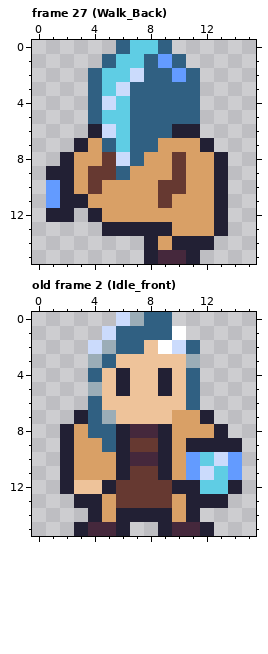
Two states of a pixel-art file, Assets/.editable/player.aseprite. Above is the file before it was changed.
16x16 pixels, 28 frames. Shown: frame 27 (Walk_Back), old frame 2 (Idle_front). The commit also changed other frames, which this record leaves out.
The same view after the edit:
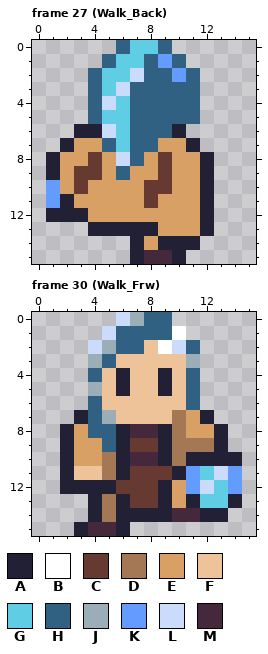
Palette (. is transparent): A #222034  B #ffffff  C #663931  D #a57855  E #d9a066  F #eec39a  G #5fcde4  H #306082  J #9badb7  K #639bff  L #cbdbfc  M #45283c
A new or re-ordered frame is compared with the old frame closest to it.
The commit says: PlayerFullyWalks
From old to new:
frames 28 -> 32
Frame 27 (Walk_Back), layer "body":
Colour A now appears in row 6 at x 3; in row 7 at x 2; in row 8 at x 1; in row 12 at x 3; in row 13 at x 4; in rows 14 to 15 at x 7.
The author changed colour E to colour A in row 7 at x 11; in rows 8 to 13 at x 12; in row 14 at x 9.
The author changed colour M to colour A in row 15 at x 10.
The author changed colour E to colour C in row 8 at x 4 and 9; in row 9 at x 3 and 9; in row 10 at x 3 and 8; in row 11 at x 8.
The author changed colour A to colour E in row 7 at x 3; in rows 8 to 10 at x 2; in row 11 at x 3; in row 12 at x 4; in row 13 at x 9; in row 14 at x 8.
The author changed colour C to colour E in rows 8 to 9 at x 5 and 10; in row 10 at x 4 and 10; in row 11 at x 9.
The author changed colour A to colour M in row 15 at x 8.
Colour A is removed in row 6 at x 11; in row 7 at x 12; in rows 8 to 13 at x 13; in row 14 at x 12; in row 15 at x 11.
Frame 30 (Walk_Frw) is new; against old frame 2 (Idle_front), layers "farol", "head", "body":
Colour A now appears in row 13 at x 14; in row 14 at x 12 to 13.
The author changed colour C to colour A in row 12 at x 9; in row 13 at x 6 and 9.
The author changed colour E to colour A in row 11 at x 10.
The author changed colour F to colour A in row 12 at x 3 to 4.
The author changed colour G to colour A in row 10 at x 12.
The author changed colour K to colour A in row 10 at x 11 and 14.
The author changed colour L to colour A in row 10 at x 13.
The author changed colour A to colour C in row 11 at x 9.
The author changed colour A to colour D in row 9 at x 11 to 12.
The author changed colour E to colour D in rows 7 to 9 at x 10; in row 10 at x 5 and 10; in row 11 at x 5; in rows 13 to 14 at x 5.
The author changed colour A to colour E in row 12 at x 10.
The author changed colour E to colour F in row 11 at x 3 to 4.
The author changed colour A to colour G in row 13 at x 12 to 13.
The author changed colour L to colour G in row 11 at x 12.
The author changed colour A to colour K in row 12 at x 11 and 14.
The author changed colour G to colour L in row 11 at x 13; in row 12 at x 12.
The author changed colour A to colour M in row 14 at x 11.
The author changed colour E to colour M in row 14 at x 10.
Colour A is removed in row 9 at x 14; in row 13 at x 3; in row 15 at x 9 and 12.
Colour M is removed in row 15 at x 10 to 11.
